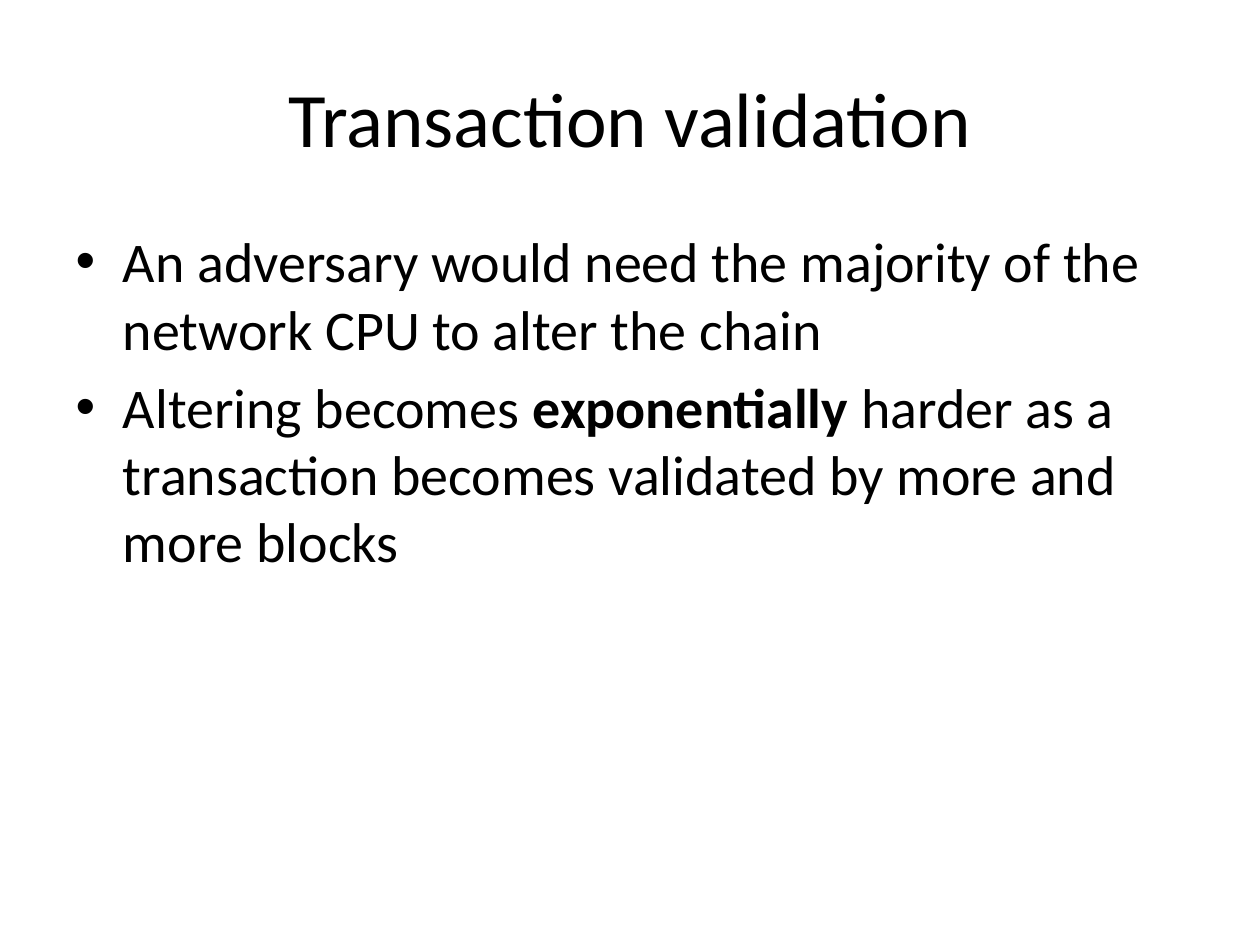
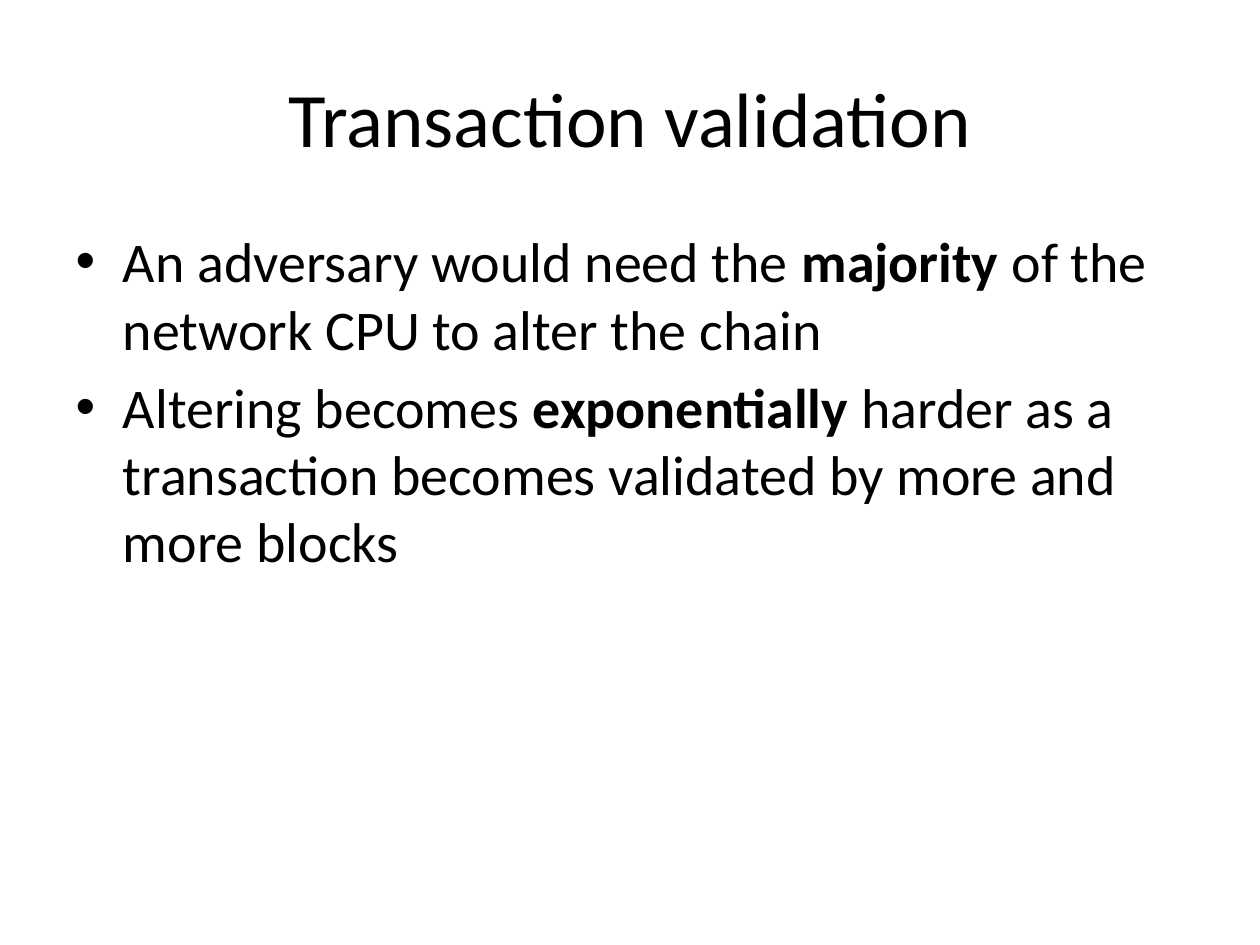
Before and after one commit to dionyziz/ntua-crypto, a slide deck: slide 40 of bitcoin-en.pptx. Drawn at 1260x945 pixels with LibreOffice and Linux fonts; fonts in the diff are those of the drawing. Boxes give left, top, right and bottom in pixels: in the first picture for what was removed or moved away, otherwise in the second. Text is boxed around its words. In the diff, an @@ line names an element or a change of style, - is before the commit and + after.

```diff
--- a/bitcoin-en.pptx
+++ b/bitcoin-en.pptx
@@ text at (123, 242, 1147, 351): bold on in "majority" @@
```
Also in this commit, not shown: 15 other slides changed, 1 other file.
